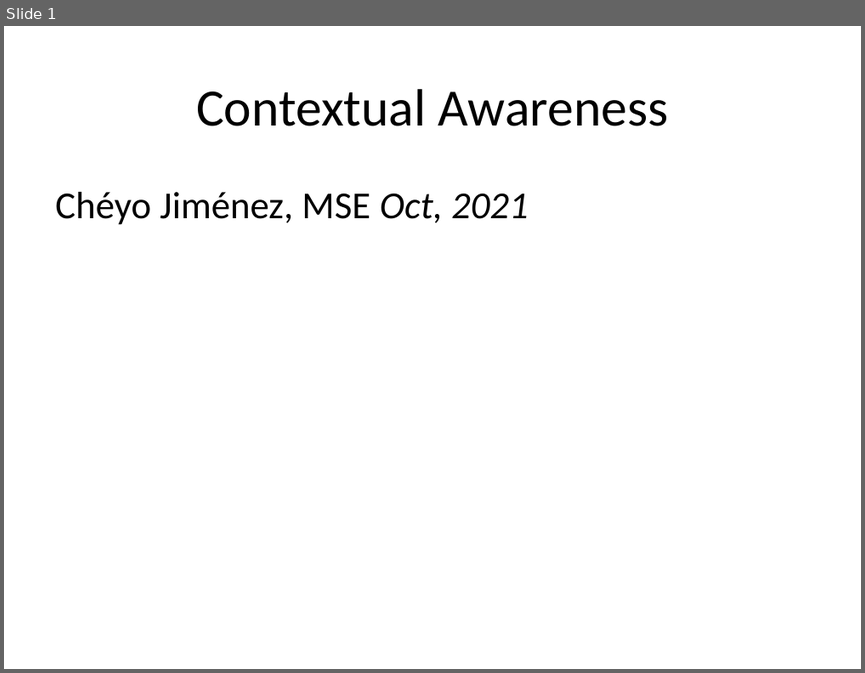
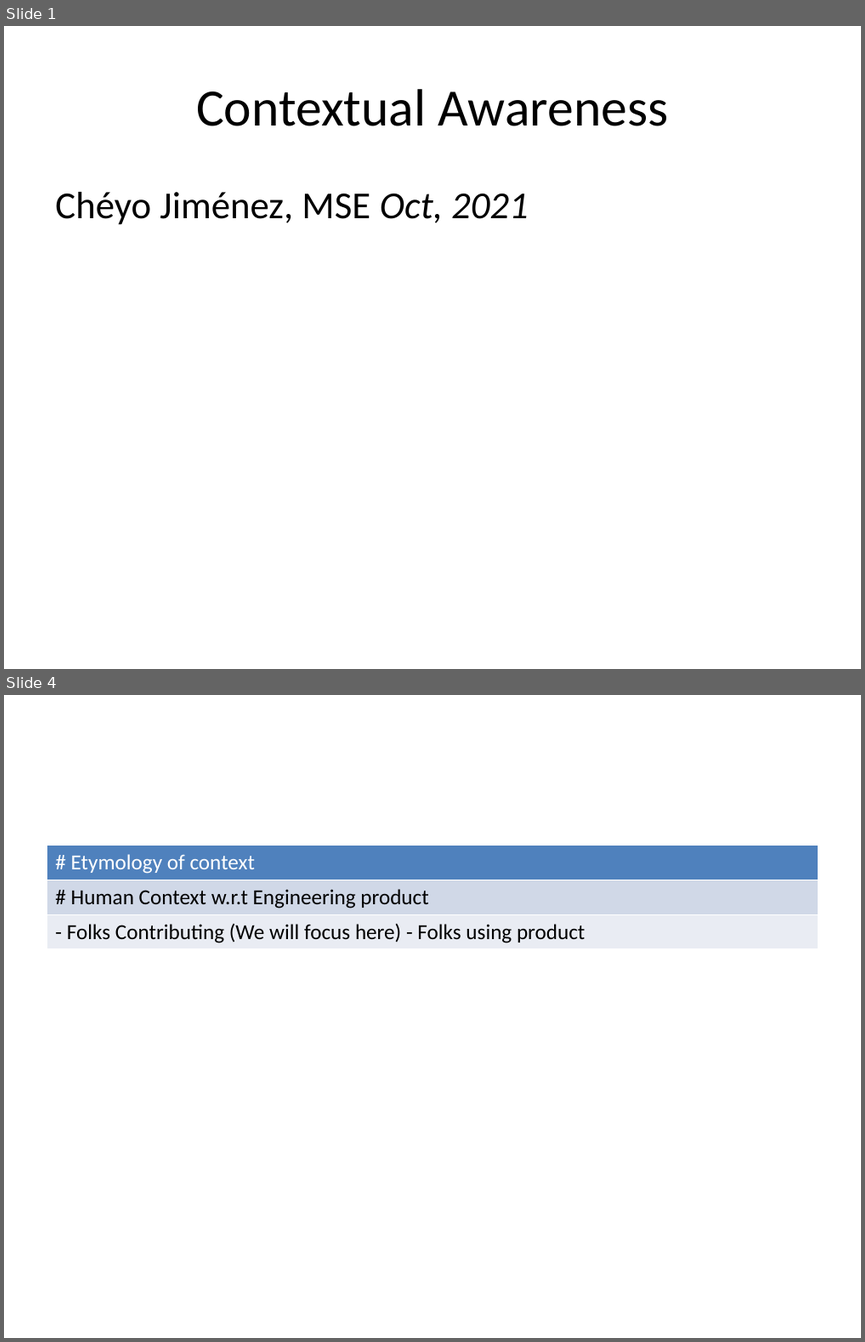
Before and after one commit to masters3d/ingenio, a slide deck: presentation/render/eng_contextual_awareness.pptx. Shown one above the other, each under a label of ours: slide 1 before the commit, slides 1 and 4 after it; the slides between them are not shown. The pictures are 865x673 and 865x1342 pixels, drawn with LibreOffice and Linux fonts; fonts in the diff are those of the drawing. Boxes give left, top, right and bottom in pixels: in the first picture for what was removed or moved away, otherwise in the second. Text is boxed around its words. In the diff, an @@ line names an element or a change of style, - is before the commit and + after.

```diff
--- a/presentation/render/eng_contextual_awareness.pptx
+++ b/presentation/render/eng_contextual_awareness.pptx
@@ slide 4 added at (4,695,861,1338), background #FFFFFF @@
@@ table added at (46,845,818,1268), 3 rows, 1 columns @@
+# Etymology of context
+# Human Context w.r.t Engineering product
+- Folks Contributing (We will focus here) - Folks using product
```
Also in this commit, not shown: 6 slides changed, 1 slide removed, 7 other files.
